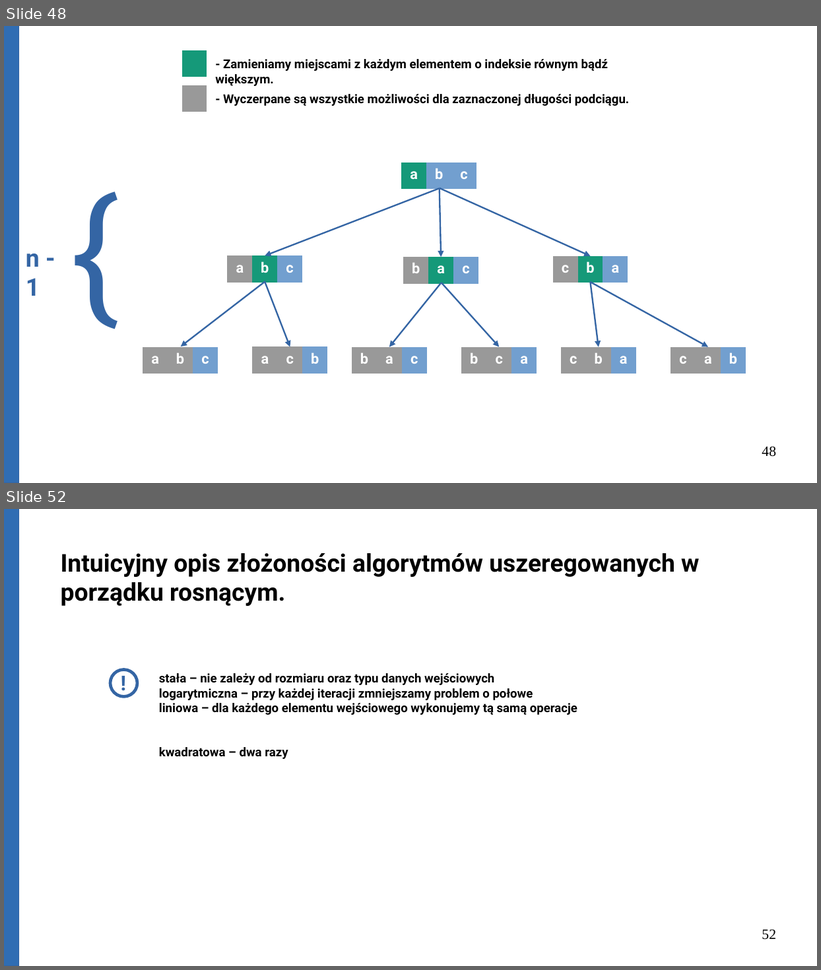
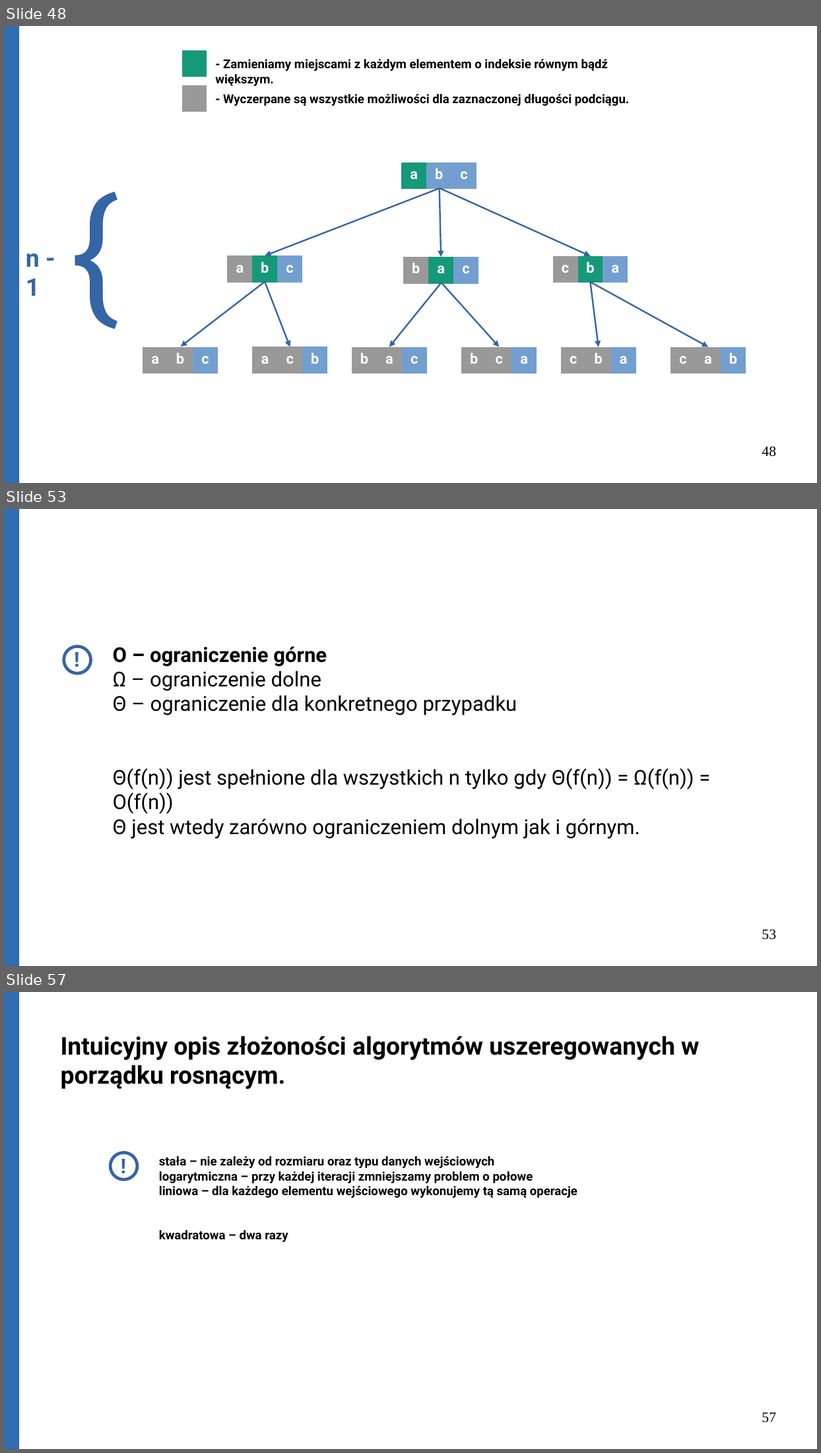
Before and after one commit to Michael-Wisniewski/algorithmic-workshop, a slide deck: gotowa.odp. Shown one above the other, each under a label of ours: slides 48 and 52 before the commit, slides 48, 53 and 57 after it; the slides between them are not shown. The pictures are 821x970 and 821x1453 pixels, drawn with LibreOffice and Linux fonts; fonts in the diff are those of the drawing. Boxes give left, top, right and bottom in pixels: in the first picture for what was removed or moved away, otherwise in the second. Text is boxed around its words. In the diff, an @@ line names an element or a change of style, - is before the commit and + after.

```diff
--- a/gotowa.odp
+++ b/gotowa.odp
@@ slide 53 added at box(4, 509, 817, 966), background #FFFFFF @@
@@ rectangle added at box(4, 509, 19, 966), fill #306DB3, outline #3465A4 0 pt @@
@@ ellipse added at box(64, 646, 91, 673), fill #FFFFFF, outline #3465A4 3 pt @@
@@ text added at box(67, 643, 87, 679), 20 pt, text #3465A4, bold @@
+!
@@ text added at box(67, 646, 88, 681), 20 pt, text #3465A4, bold @@
+!
@@ text added at box(113, 646, 694, 839), 20 pt, text #000000 @@
+O – ograniczenie górne
+Ω – ograniczenie dolne
+Θ – ograniczenie dla konkretnego przypadku
+Θ(f(n)) jest spełnione dla wszystkich n tylko gdy Θ(f(n)) = Ω(f(n)) = O(f(n))
+Θ jest wtedy zarówno ograniczeniem dolnym jak i górnym.
@@ page number added at box(762, 929, 776, 940), 14 pt, text #000000 @@
+53
@@ what was slide 52 is now slide 57 @@
@@ page number at box(762, 1412, 776, 1423): text changed @@
-52
+57
```
Also in this commit, not shown: 4 slides changed, 4 other slides added, 6 other files.
